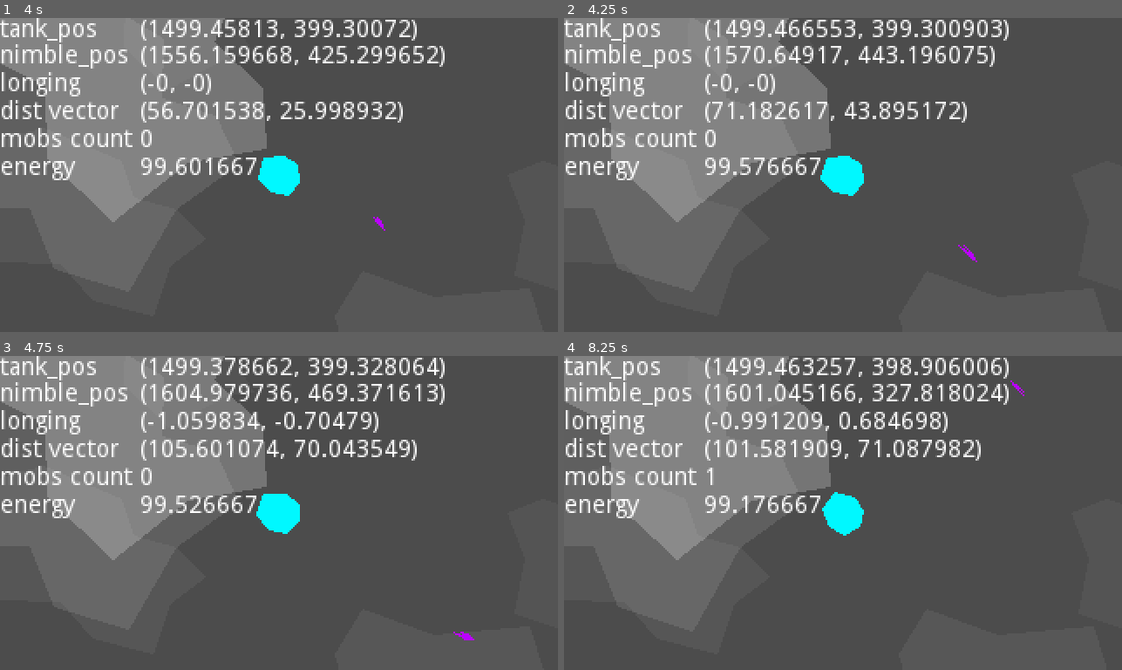
Above: before the commit, frames 1-4 (two rows, left to right).
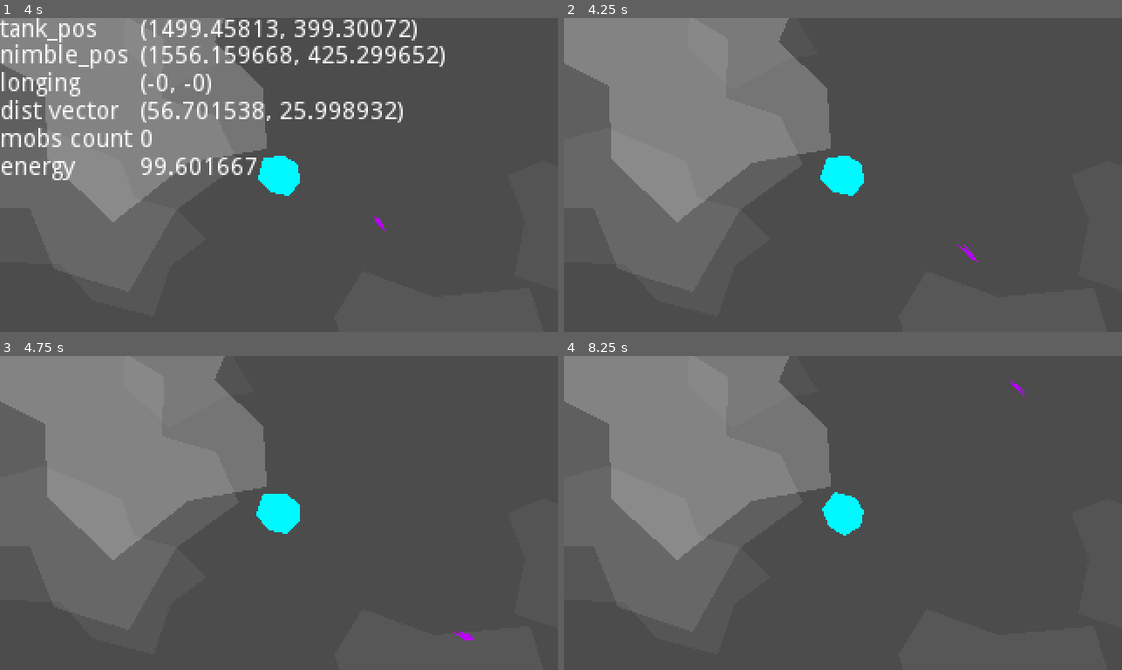
Above: after the commit, the same moments.

Repository: weresharks/krak-jam-2022
Game: Godot game, scene res://Main.tscn
Same seed, same stepped clock (60 frames per second), same inputs: the game is played once before the commit and once after it.
Inputs:
- Up to frame 1 (4 s): hold D (nimble_right) 0.53-1.28 s; hold S (nimble_back) 1.28-2.03 s; hold D (nimble_right) 2.03-2.78 s; hold W (nimble_forward) 2.78-3.53 s; hold A (nimble_left) from 3.53 s (still down)
- Up to frame 2 (4.25 s): keep holding A (nimble_left); tap I (debug_toggle, bound only after the commit) at 4.15 s
- Up to frame 3 (4.75 s): keep holding A (nimble_left)
- Up to frame 4 (8.25 s): release A (nimble_left) at 5.03 s; hold S (nimble_back) 5.03-5.78 s; hold D (nimble_right) 5.78-6.53 s; hold W (nimble_forward) 6.53-7.28 s; hold D (nimble_right) 7.28-8.03 s; hold S (nimble_back) from 8.03 s (still down)

Frame 1 is identical in both runs. In frame 2, 6.9% of the frame differs, in the area x 0-80%, y 0-52%; in frame 3, 7.9%; in frame 4, 7.9%.

Commit message:
add debug toggle

Diff:
--- a/game/BaseMob.gd
+++ b/game/BaseMob.gd
@@ -6,7 +6,7 @@
 export var base_speed: float = 50
 export var speed_variation: float = 10
 
-export var hunting_impulse: float = 0.16
+export var hunting_impulse: float = 0.24
 
 export var slowdown_impulse: float = 0.3
 export var slowdown_cutoff_speed: float = 5
--- a/game/Main.gd
+++ b/game/Main.gd
@@ -21,9 +21,16 @@
 
 export var scene_size: Vector2 = Vector2(3000, 800)
 
+export var show_debug = true
 
 var tank_pos: Vector2
 var mobs: Array = []
+
+func update_debug_visibility():
+	if show_debug:
+		$Debug.scale = Vector2.ONE
+	else:
+		$Debug.scale = Vector2.ZERO
 
 # Called when the node enters the scene tree for the first time.
 func _ready():
@@ -40,6 +47,8 @@
 	var nimble_displacement = Vector2(0, nimble_displacement_mag).rotated(rand_range(0, 2 * PI))
 	$Nimble.update_tank_pos(tank_pos)
 	$Nimble.start(tank_pos + nimble_displacement)
+
+	update_debug_visibility()
 
 func spawn_mob():
 	var mob_scene = bad_mob_scene if randf() > good_mob_probability else good_mob_scene
@@ -86,6 +95,10 @@
 
 	update_debug(distance_vector)
 
+	if Input.is_action_just_released("debug_toggle"):
+		show_debug = not show_debug
+		update_debug_visibility()
+
 
 func _on_MobTimer_timeout():
 	if mobs.size() < max_mobs:
--- a/game/project.godot
+++ b/game/project.godot
@@ -18,8 +18,8 @@
 
 window/size/width=320
 window/size/height=180
-window/size/test_width=1600
-window/size/test_height=900
+window/size/test_width=1280
+window/size/test_height=720
 window/stretch/mode="viewport"
 window/stretch/aspect="keep"
 
@@ -93,6 +93,11 @@
 "events": [ Object(InputEventKey,"resource_local_to_scene":false,"resource_name":"","device":0,"alt":false,"shift":false,"control":false,"meta":false,"command":false,"pressed":false,"scancode":68,"physical_scancode":0,"unicode":0,"echo":false,"script":null)
  ]
 }
+debug_toggle={
+"deadzone": 0.5,
+"events": [ Object(InputEventKey,"resource_local_to_scene":false,"resource_name":"","device":0,"alt":false,"shift":false,"control":false,"meta":false,"command":false,"pressed":false,"scancode":73,"physical_scancode":0,"unicode":0,"echo":false,"script":null)
+ ]
+}
 
 [physics]
 
